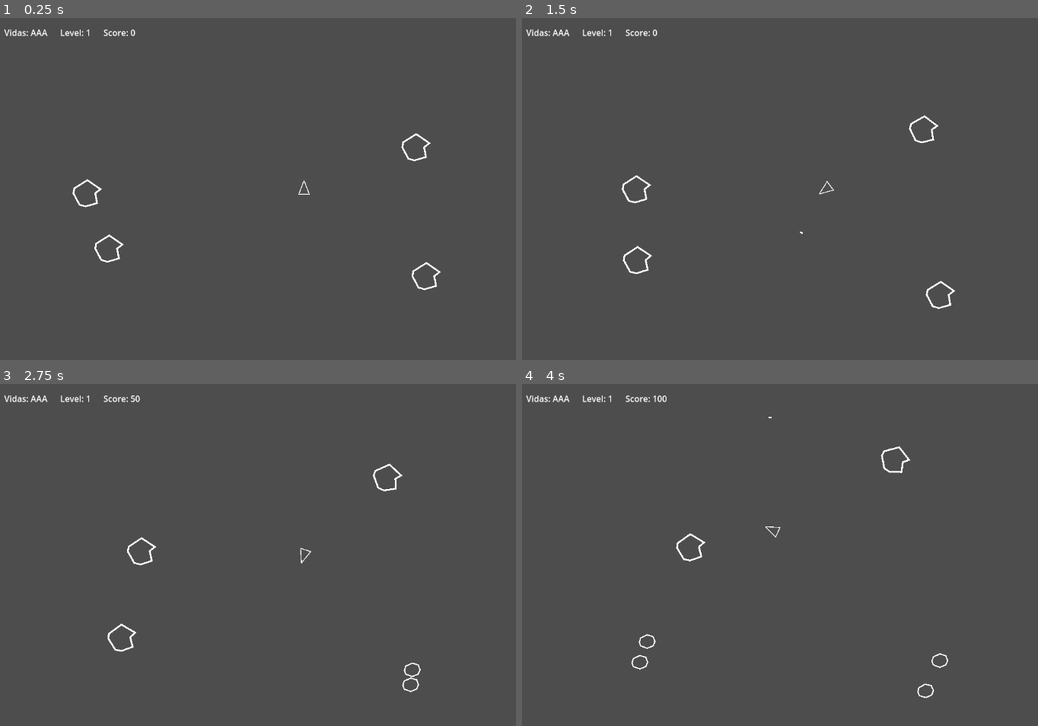
Above: before the commit, frames 1-4 (two rows, left to right).
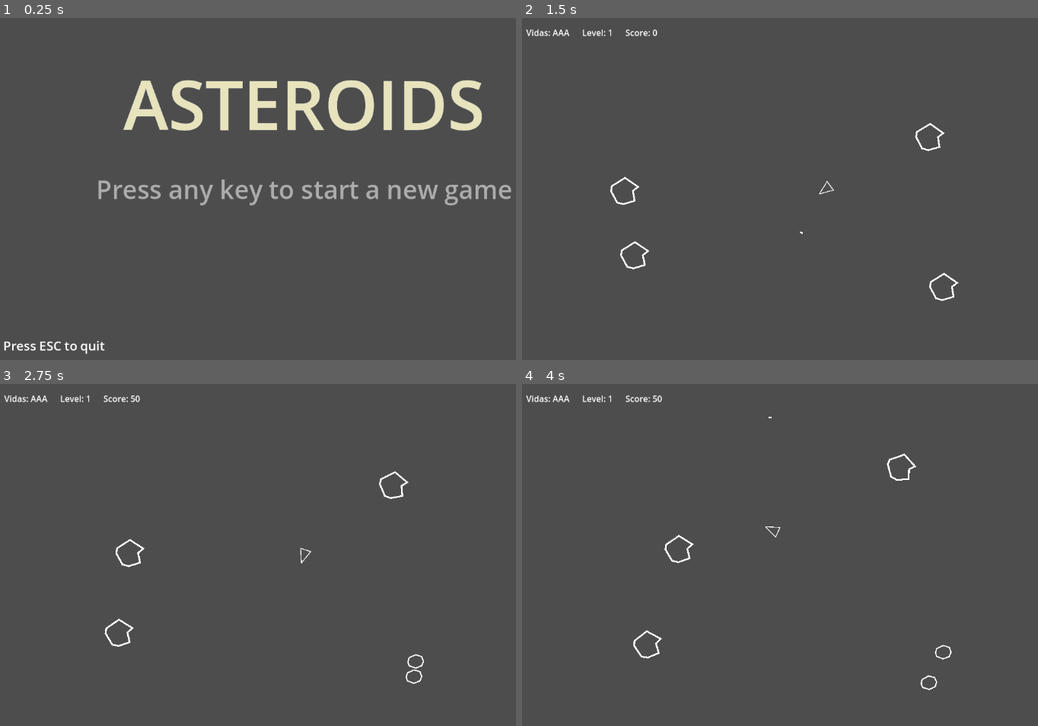
Above: after the commit, the same moments.

Repository: jiyarza/asteroids_gd
Game: Godot game, scene res://MainMenu.tscn
Same seed, same stepped clock (60 frames per second), same inputs: the game is played once before the commit and once after it. Before the commit the project starts from res://Main.tscn.
Inputs:
- Up to frame 1 (0.25 s): no input
- Up to frame 2 (1.5 s): tap Enter at 0.5 s; hold D (turn_right) 0.53-1.28 s; tap Space (shoot) at 0.6, 1.35 s; hold A (turn_left) from 1.28 s (still down)
- Up to frame 3 (2.75 s): release A (turn_left) at 2.03 s; hold D (turn_right) from 2.03 s (still down); tap Space (shoot) at 2.1 s
- Up to frame 4 (4 s): release D (turn_right) at 2.78 s; hold W (thrust) 2.78-3.53 s; tap Space (shoot) at 2.85, 3.6 s; hold A (turn_left) from 3.53 s (still down)

The runs differ from the first frame. In frame 1, 6.8% of the frame differs, in the area x 0-100%, y 3-99%; in frame 2, 0.7%; in frame 3, 0.7%; in frame 4, 0.7%.

Commit message:
feat: MainMenu and quit/start game

Diff:
--- /dev/null
+++ b/MainMenu.gd
@@ -0,0 +1,22 @@
+extends Node2D
+
+@onready var title_label: Label = $CanvasLayer/TitleLabel
+@onready var start_label: Label = $CanvasLayer/StartLabel
+@onready var anim: AnimationPlayer = $CanvasLayer/AnimationPlayer
+
+func _ready() -> void:
+	anim.play("title_intro")
+	anim.queue("blink") # empezará automáticamente al terminar title_intro
+
+
+func _unhandled_input(event: InputEvent) -> void:
+	if event.is_pressed():
+		# Detectar tecla ESC → salir del juego
+		if event is InputEventKey and event.keycode == KEY_ESCAPE:
+			get_tree().quit()
+		else:
+			# Cualquier otra tecla → empezar el juego
+			_start_game()
+
+func _start_game() -> void:
+	get_tree().change_scene_to_file("res://Main.tscn")
--- /dev/null
+++ b/MainMenu.tscn
@@ -0,0 +1,129 @@
+[gd_scene load_steps=9 format=3 uid="uid://cauxdiaqqjklv"]
+
+[ext_resource type="Script" uid="uid://ct18y28sl1xyf" path="res://MainMenu.gd" id="1_i26rj"]
+
+[sub_resource type="LabelSettings" id="LabelSettings_i26rj"]
+font_size = 128
+font_color = Color(0.9040756, 0.8912049, 0.74096024, 1)
+outline_size = 1
+
+[sub_resource type="LabelSettings" id="LabelSettings_eiy7p"]
+font_size = 48
+
+[sub_resource type="Animation" id="Animation_i26rj"]
+resource_name = "blink"
+length = 0.5
+loop_mode = 2
+tracks/0/type = "value"
+tracks/0/imported = false
+tracks/0/enabled = true
+tracks/0/path = NodePath("CanvasLayer/StartLabel:modulate")
+tracks/0/interp = 1
+tracks/0/loop_wrap = true
+tracks/0/keys = {
+"times": PackedFloat32Array(0, 0.5),
+"transitions": PackedFloat32Array(1, 1),
+"update": 0,
+"values": [Color(1, 1, 1, 1), Color(1, 1, 1, 0)]
+}
+
+[sub_resource type="Animation" id="Animation_eiy7p"]
+length = 0.001
+tracks/0/type = "value"
+tracks/0/imported = false
+tracks/0/enabled = true
+tracks/0/path = NodePath("CanvasLayer/StartLabel:modulate")
+tracks/0/interp = 1
+tracks/0/loop_wrap = true
+tracks/0/keys = {
+"times": PackedFloat32Array(0),
+"transitions": PackedFloat32Array(1),
+"update": 0,
+"values": [Color(1, 1, 1, 1)]
+}
+tracks/1/type = "value"
+tracks/1/imported = false
+tracks/1/enabled = true
+tracks/1/path = NodePath("CanvasLayer/TitleLabel:modulate")
+tracks/1/interp = 1
+tracks/1/loop_wrap = true
+tracks/1/keys = {
+"times": PackedFloat32Array(0),
+"transitions": PackedFloat32Array(1),
+"update": 0,
+"values": [Color(1, 1, 1, 1)]
+}
+
+[sub_resource type="Animation" id="Animation_h7a2f"]
+resource_name = "title_fade_in"
+length = 2.0
+tracks/0/type = "value"
+tracks/0/imported = false
+tracks/0/enabled = true
+tracks/0/path = NodePath("CanvasLayer/TitleLabel:modulate")
+tracks/0/interp = 1
+tracks/0/loop_wrap = true
+tracks/0/keys = {
+"times": PackedFloat32Array(0, 2),
+"transitions": PackedFloat32Array(1, 1),
+"update": 0,
+"values": [Color(1, 1, 1, 0), Color(1, 1, 1, 1)]
+}
+
+[sub_resource type="AnimationLibrary" id="AnimationLibrary_h7a2f"]
+_data = {
+&"RESET": SubResource("Animation_eiy7p"),
+&"blink": SubResource("Animation_i26rj"),
+&"title_fade_in": SubResource("Animation_h7a2f")
+}
+
+[sub_resource type="LabelSettings" id="LabelSettings_h7a2f"]
+font_size = 24
+
+[node name="MainMenu" type="Node2D"]
+script = ExtResource("1_i26rj")
+
+[node name="CanvasLayer" type="CanvasLayer" parent="."]
+
+[node name="TitleLabel" type="Label" parent="CanvasLayer"]
+anchors_preset = 5
+anchor_left = 0.5
+anchor_right = 0.5
+offset_left = -342.0
+offset_top = 75.0
+offset_right = 343.0
+offset_bottom = 250.0
+grow_horizontal = 2
+text = "ASTEROIDS"
+label_settings = SubResource("LabelSettings_i26rj")
+horizontal_alignment = 1
+vertical_alignment = 1
+
+[node name="StartLabel" type="Label" parent="CanvasLayer"]
+anchors_preset = 8
+anchor_left = 0.5
+anchor_top = 0.5
+anchor_right = 0.5
+anchor_bottom = 0.5
+offset_left = -394.5
+offset_top = -33.5
+offset_right = 394.5
+offset_bottom = 33.5
+grow_horizontal = 2
+grow_vertical = 2
+text = "Press any key to start a new game"
+label_settings = SubResource("LabelSettings_eiy7p")
+
+[node name="AnimationPlayer" type="AnimationPlayer" parent="CanvasLayer"]
+root_node = NodePath("../..")
+libraries = {
+&"": SubResource("AnimationLibrary_h7a2f")
+}
+
+[node name="EscLabel" type="Label" parent="CanvasLayer"]
+offset_left = 6.0
+offset_top = 604.0
+offset_right = 199.0
+offset_bottom = 638.0
+text = "Press ESC to quit"
+label_settings = SubResource("LabelSettings_h7a2f")
--- a/project.godot
+++ b/project.godot
@@ -11,7 +11,7 @@
 [application]
 
 config/name="Asteroids_gd"
-run/main_scene="uid://nly5yu2qvqxc"
+run/main_scene="uid://cauxdiaqqjklv"
 config/features=PackedStringArray("4.5", "Forward Plus")
 config/icon="res://icon.svg"
 
Not shown, added: MainMenu.gd.uid
